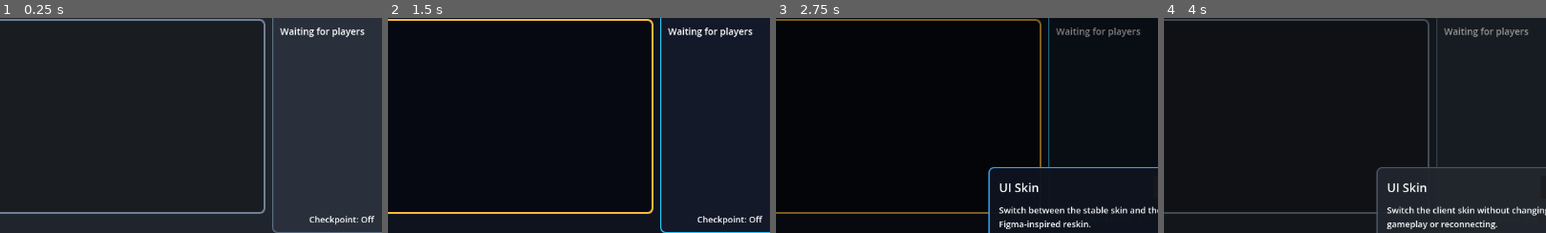
Above: before the commit, frames 1-4 (left to right).
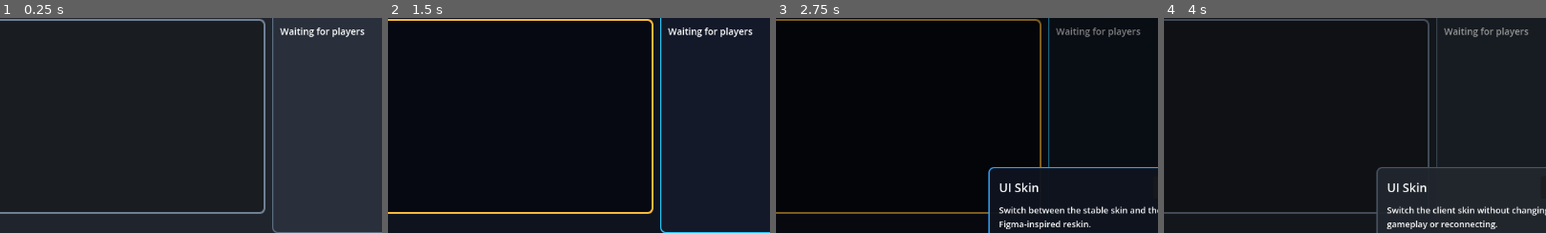
Above: after the commit, the same moments.

Repository: trake25/Corp-Tower
Game: Godot game, scene res://Cor/Scenes/Main.tscn
The game is run twice, just before and just after one commit, with the same random seed, the same clock (stepped at 60 frames per second) and the same inputs.
Inputs:
- Up to frame 1 (0.25 s): no input
- Up to frame 2 (1.5 s): click "Skin" at 0.5 s; click "Figma_SkinV1" at 1.25 s
- Up to frame 3 (2.75 s): click "Skin" at 2 s
- Up to frame 4 (4 s): click "DefaultSkin" at 2.75 s; click "Skin" at 3.5 s
The pictures show only the part of the screen within x 44-94%, y 22-72%; the shares and areas given below are measured in that part.

The runs differ from the first frame. In frame 1, 0.3% of the frame differs, in the area x 81-98%, y 92-97%; in frame 2, 0.3%; in frame 3, less than 0.1%; in frame 4, less than 0.1%.

Commit message:
Game Rebalancing v0.11

Diff:
--- a/src/Client/App/corp-tower/Cor/Scenes/Skins/DefaultSkin.tscn
+++ b/src/Client/App/corp-tower/Cor/Scenes/Skins/DefaultSkin.tscn
@@ -273,19 +273,24 @@
 [node name="ScoreLabel" type="Label" parent="SafeArea/Root/CenterStage/CenterMargin/CenterColumns/ScorePanel/ScoreMargin/ScoreRows" unique_id=1265606165]
 unique_name_in_owner = true
 layout_mode = 2
-size_flags_vertical = 3
 theme_override_font_sizes/font_size = 14
 vertical_alignment = 0
 autowrap_mode = 3
 text = "Waiting for players"
 
+[node name="CheckpointSeparator" type="HSeparator" parent="SafeArea/Root/CenterStage/CenterMargin/CenterColumns/ScorePanel/ScoreMargin/ScoreRows"]
+visible = false
+layout_mode = 2
+
 [node name="CheckpointStatusLabel" type="Label" parent="SafeArea/Root/CenterStage/CenterMargin/CenterColumns/ScorePanel/ScoreMargin/ScoreRows"]
 unique_name_in_owner = true
+visible = false
 layout_mode = 2
 theme_override_font_sizes/font_size = 13
-horizontal_alignment = 1
+theme_override_colors/font_color = Color(0.84, 0.9, 0.98, 1)
+horizontal_alignment = 0
 autowrap_mode = 3
-text = "Checkpoint: Off"
+text = "Checkpoint"
 
 [node name="BottomControls" type="PanelContainer" parent="SafeArea/Root"]
 layout_mode = 2
@@ -1051,7 +1056,7 @@
 [node name="CheckpointScoreLabel" type="Label" parent="DebugOverlay/DebugPanel/DebugMargin/DebugOuterRows/DebugTabs/Scoring/ScoringRows"]
 unique_name_in_owner = true
 layout_mode = 2
-text = "Checkpoint Share: 25%"
+text = "Checkpoint Share: 35%"
 
 [node name="CheckpointScoreSlider" type="HSlider" parent="DebugOverlay/DebugPanel/DebugMargin/DebugOuterRows/DebugTabs/Scoring/ScoringRows"]
 unique_name_in_owner = true
--- a/src/Client/App/corp-tower/Cor/Scenes/Skins/Figma_SkinV1.tscn
+++ b/src/Client/App/corp-tower/Cor/Scenes/Skins/Figma_SkinV1.tscn
@@ -273,19 +273,24 @@
 [node name="ScoreLabel" type="Label" parent="SafeArea/Root/CenterStage/CenterMargin/CenterColumns/ScorePanel/ScoreMargin/ScoreRows" unique_id=1265606165]
 unique_name_in_owner = true
 layout_mode = 2
-size_flags_vertical = 3
 theme_override_font_sizes/font_size = 14
 vertical_alignment = 0
 autowrap_mode = 3
 text = "Waiting for players"
 
+[node name="CheckpointSeparator" type="HSeparator" parent="SafeArea/Root/CenterStage/CenterMargin/CenterColumns/ScorePanel/ScoreMargin/ScoreRows"]
+visible = false
+layout_mode = 2
+
 [node name="CheckpointStatusLabel" type="Label" parent="SafeArea/Root/CenterStage/CenterMargin/CenterColumns/ScorePanel/ScoreMargin/ScoreRows"]
 unique_name_in_owner = true
+visible = false
 layout_mode = 2
 theme_override_font_sizes/font_size = 13
-horizontal_alignment = 1
+theme_override_colors/font_color = Color(0.84, 0.9, 0.98, 1)
+horizontal_alignment = 0
 autowrap_mode = 3
-text = "Checkpoint: Off"
+text = "Checkpoint"
 
 [node name="BottomControls" type="PanelContainer" parent="SafeArea/Root"]
 layout_mode = 2
@@ -1051,7 +1056,7 @@
 [node name="CheckpointScoreLabel" type="Label" parent="DebugOverlay/DebugPanel/DebugMargin/DebugOuterRows/DebugTabs/Scoring/ScoringRows"]
 unique_name_in_owner = true
 layout_mode = 2
-text = "Checkpoint Share: 25%"
+text = "Checkpoint Share: 35%"
 
 [node name="CheckpointScoreSlider" type="HSlider" parent="DebugOverlay/DebugPanel/DebugMargin/DebugOuterRows/DebugTabs/Scoring/ScoringRows"]
 unique_name_in_owner = true
--- a/src/Client/App/corp-tower/Cor/Scripts/Main.gd
+++ b/src/Client/App/corp-tower/Cor/Scripts/Main.gd
@@ -11,6 +11,7 @@
 const SCORE_POPUP_MIN_FADE_SECONDS := 0.35
 const SCORE_POPUP_MAX_FADE_SECONDS := 2.0
 const SCORE_POPUP_MIN_HOLD_SECONDS := 0.05
+const FINISH_SCORE_POPUP_MIN_HOLD_RATIO := 0.08
 const LEVEL_SUMMARY_DEFAULT_DELAY_MS := 3000
 const BOT_STRATEGY_COOPERATIVE := "cooperative"
 const BOT_STRATEGY_MVP_GREEDY := "mvp_greedy"
@@ -57,6 +58,7 @@
 var timer_label: Label
 var score_label: Label
 var checkpoint_status_label: Label
+var checkpoint_separator: HSeparator
 var height_label: Label
 var tower_value_label: Label
 var tower_status_label: Label
@@ -230,6 +232,7 @@
 	timer_label = require_node("TimerLabel") as Label
 	score_label = require_node("ScoreLabel") as Label
 	checkpoint_status_label = require_node("CheckpointStatusLabel") as Label
+	checkpoint_separator = optional_node("CheckpointSeparator") as HSeparator
 	height_label = require_node("HeightLabel") as Label
 	tower_value_label = require_node("TowerValueLabel") as Label
 	tower_status_label = require_node("TowerStatusLabel") as Label
@@ -835,7 +838,9 @@
 		return
 
 	if typeof(raw_status) != TYPE_DICTIONARY:
-		checkpoint_status_label.text = "Checkpoint: Off"
+		set_checkpoint_status_visible(false)
+		checkpoint_status_label.visible = false
+		checkpoint_status_label.text = ""
 		return
 
 	var status: Dictionary = raw_status
@@ -845,43 +850,64 @@
 	))
 
 	if required_score <= 0:
-		checkpoint_status_label.text = "Checkpoint: Off"
+		set_checkpoint_status_visible(false)
+		checkpoint_status_label.visible = false
+		checkpoint_status_label.text = ""
 		return
 
 	var next_checkpoint_level: int = int(status.get("nextCheckpointLevel", 0))
-	var checkpoint_level: int = int(status.get("checkpointLevel", 1))
-	var band_end_level: int = max(checkpoint_level, next_checkpoint_level - 1)
-	var contribution_share: float = float(status.get("minContributionShare", 0.0))
-	var contribution_percent: int = int(round(contribution_share * 100.0))
+	var player_statuses: Array = status.get("players", [])
+	var ready_count: int = 0
+	var player_count: int = 0
+	var local_status: Dictionary = {}
 	var short_players: Array[String] = []
 
-	for player_status in status.get("players", []):
+	for player_status in player_statuses:
 		if typeof(player_status) != TYPE_DICTIONARY:
 			continue
 
 		var player_id: String = str(player_status.get("id", ""))
+		player_count += 1
+
+		if player_id == str(NetworkManager.player_id):
+			local_status = player_status
 
 		if bool(player_status.get("met", false)):
+			ready_count += 1
 			continue
 
 		short_players.append(
 			get_player_display_name(player_id, []) +
-			" -" + str(int(player_status.get("remainingScore", 0)))
+			" +" + str(int(player_status.get("remainingScore", 0)))
 		)
 
 	var lines: Array[String] = [
-		"Next Checkpoint L" + str(next_checkpoint_level),
-		"Band L" + str(checkpoint_level) + "-" + str(band_end_level) +
-			" min +" + str(required_score),
-		str(contribution_percent) + "% expected each"
+		"Checkpoint L" + str(next_checkpoint_level) + "  |  Ready " + str(ready_count) + "/" + str(player_count),
+		"Required +" + str(required_score) + " each"
 	]
 
-	if short_players.is_empty():
-		lines.append("Ready")
+	if !local_status.is_empty():
+		var local_band_score: int = int(local_status.get("bandScore", 0))
+		var local_remaining_score: int = int(local_status.get("remainingScore", 0))
+
+		if bool(local_status.get("met", false)):
+			lines.append("You ready: " + str(local_band_score) + "/" + str(required_score))
+		else:
+			lines.append("You: " + str(local_band_score) + "/" + str(required_score) + " (+" + str(local_remaining_score) + ")")
+	elif short_players.is_empty():
+		lines.append("All players ready")
 	else:
-		lines.append("Short: " + ", ".join(short_players))
-
+		lines.append("Need " + ", ".join(short_players))
+
+	set_checkpoint_status_visible(true)
 	checkpoint_status_label.text = "\n".join(lines)
+
+func set_checkpoint_status_visible(should_show: bool) -> void:
+	if checkpoint_separator != null:
+		checkpoint_separator.visible = should_show
+
+	if checkpoint_status_label != null:
+		checkpoint_status_label.visible = should_show
 
 func get_local_player_color() -> Color:
 	var player_id: String = str(NetworkManager.player_id)
@@ -1065,7 +1091,8 @@
 	var intro_duration_seconds: float = minf(SCORE_POPUP_INTRO_SECONDS, total_duration_seconds * 0.3)
 	var fade_duration_seconds: float = get_score_popup_fade_duration_seconds(
 		total_duration_seconds,
-		intro_duration_seconds
+		intro_duration_seconds,
+		event_type
 	)
 	var hold_duration_seconds: float = maxf(
 		0.0,
@@ -1087,12 +1114,21 @@
 
 func get_score_popup_fade_duration_seconds(
 	total_duration_seconds: float,
-	intro_duration_seconds: float
+	intro_duration_seconds: float,
+	event_type: String
 ) -> float:
 	var available_duration_seconds: float = maxf(
 		0.01,
 		total_duration_seconds - intro_duration_seconds
 	)
+	if event_type != "placement":
+		var finish_hold_seconds: float = minf(
+			available_duration_seconds * FINISH_SCORE_POPUP_MIN_HOLD_RATIO,
+			0.5
+		)
+
+		return maxf(0.01, available_duration_seconds - finish_hold_seconds)
+
 	var minimum_hold_seconds: float = minf(
 		SCORE_POPUP_MIN_HOLD_SECONDS,
 		available_duration_seconds * 0.5
@@ -1722,7 +1758,7 @@
 	set_slider_no_signal(placement_score_slider, float(config.get("placementScorePerHeight", 10)))
 	set_slider_no_signal(
 		checkpoint_score_slider,
-		float(config.get("checkpointMinContributionShare", 0.25)) * 100.0
+		float(config.get("checkpointMinContributionShare", 0.35)) * 100.0
 	)
 	set_slider_no_signal(finisher_bonus_slider, float(config.get("finisherBonusPerLevel", 4)))
 	set_slider_no_signal(precision_bonus_slider, float(config.get("precisionBonusPerLevel", 6)))
@@ -1821,7 +1857,7 @@
 	)
 	set_debug_label_text(
 		checkpoint_score_label,
-		"Checkpoint Share: " + str(int(get_slider_value(checkpoint_score_slider, 25))) + "%"
+		"Checkpoint Share: " + str(int(get_slider_value(checkpoint_score_slider, 35))) + "%"
 	)
 	set_debug_label_text(
 		finisher_bonus_label,
Not shown, changed: docs/Corp_Tower_GDD.md
Not shown, changed: docs/components/Main UI Controller.md
Not shown, changed: src/Server/Game_Config.js
